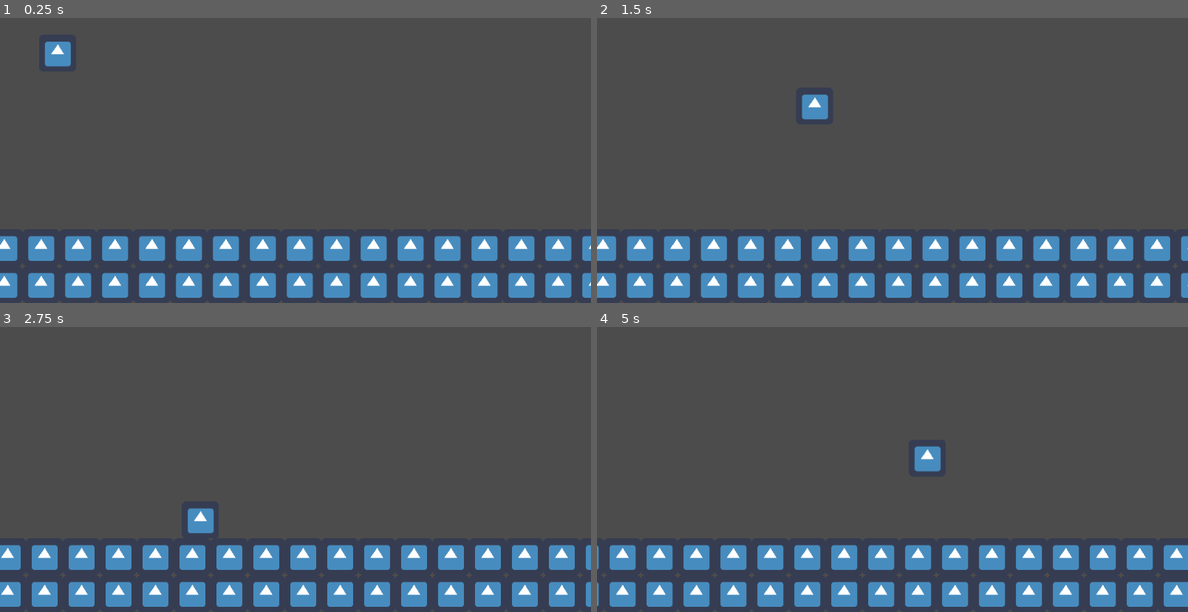
Above: before the commit, frames 1-4 (two rows, left to right).
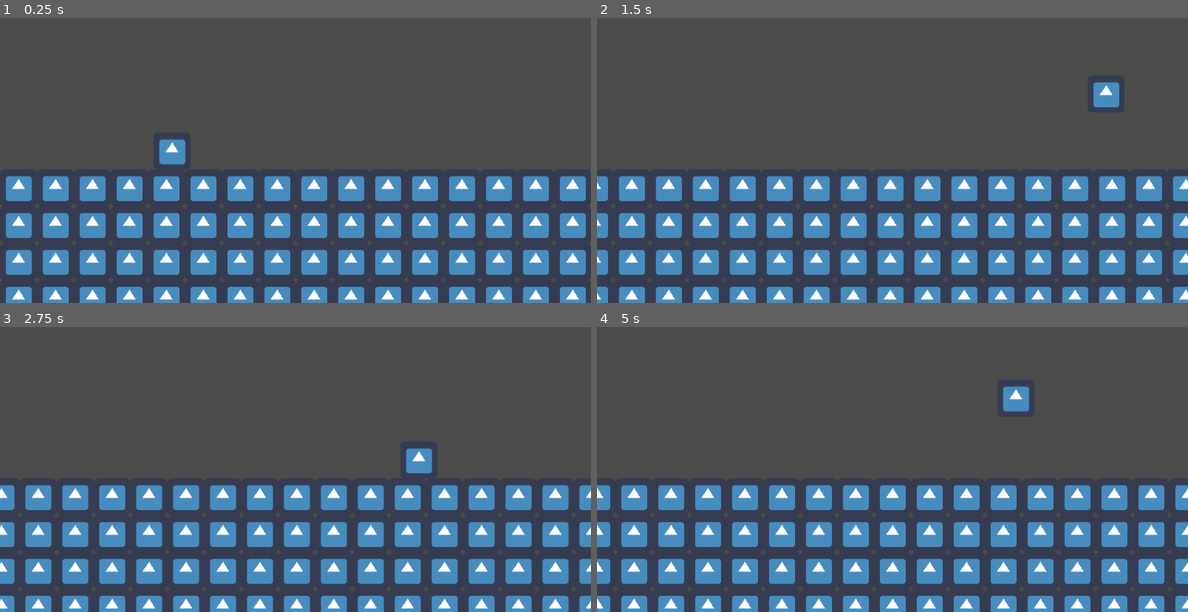
Above: after the commit, the same moments.

Repository: Madhavaprasath/Minijam76
Game: Godot game, scene res://GameWorld/GameWorld.tscn
Two runs of this game, one before a commit and one after it. Both use one fixed random seed, a clock stepped at 60 frames per second and the inputs below. The engine's default icon, where the game draws it, is replaced by a stand-in: a white triangle on a blue panel in a dark square.
Inputs:
- Up to frame 1 (0.25 s): no input
- Up to frame 2 (1.5 s): tap Enter at 0.5 s; hold Right (ui_right) from 0.53 s (still down); tap Up (ui_up) at 0.77 s
- Up to frame 3 (2.75 s): tap Up (ui_up) at 1.52 s; release Right (ui_right) at 2.03 s; hold Left (ui_left) from 2.03 s (still down)
- Up to frame 4 (5 s): release Left (ui_left) at 2.78 s; hold Right (ui_right) 2.78-4.28 s; tap Up (ui_up) at 3.02, 3.77, 4.52 s; hold Left (ui_left) from 4.28 s (still down)

The runs differ from the first frame. In frame 1, 29% of the frame differs, in the area x 0-100%, y 8-100%; in frame 2, 28%; in frame 3, 27%; in frame 4, 29%, in the area x 0-100%, y 20-100%.

Commit message:
Infinate gen bug fixes

Diff:
--- a/Gamejam/Actor/Actor.gd
+++ b/Gamejam/Actor/Actor.gd
@@ -1,9 +1,9 @@
 extends KinematicBody2D
 
-const speed=300
-const jump_speed=-600
+const speed=400
+const jump_speed=-650
 
-var gravity=1000
+var gravity=900
 var states={}
 var current_state
 var velocity=Vector2()
--- a/Gamejam/Actor/Player/Player.gd
+++ b/Gamejam/Actor/Player/Player.gd
@@ -34,12 +34,16 @@
 func apply_movement(delta):
 	clamp_player_position()
 	Move(delta)
-	apply_gravity(delta)
+	if current_state !="Smash":
+		apply_gravity(delta)
 	if current_state in ["Jump"]:
 		if is_on_floor():
 			jump_state.jumping=true
 		elif !is_on_floor():
 			jump_state.jumping=false
+		smash_state.smashing=false
+	if current_state in ["Smash"]:
+		velocity.y+=(gravity*4)*delta
 	velocity=move_and_slide(velocity,Vector2.UP)
 
 
@@ -49,8 +53,6 @@
 			if jump_state.jumping:
 				return states[2]
 		"Jump":
-			if smash_state.smashing:
-				return states[3]
 			if !jump_state.jumping:
 				return states[4]
 		"Smash":
@@ -59,6 +61,8 @@
 		"Fall":
 			if is_on_floor():
 				return states[1]
+			if smash_state.smashing:
+				return states[3]
 	return null
 
 func animation(transition):
@@ -70,6 +74,8 @@
 		jump_state.jumping=true
 	if event.is_action_released("ui_up") && velocity.y<min_jump_velocity:
 		velocity.y=min_jump_velocity
+	if event.is_action_pressed("ui_down")&&current_state in ["Fall"]:
+		smash_state.smashing=true
 
 func Move(delta):
 	moving_state.direction=int(Input.is_action_pressed("ui_right"))-int(Input.is_action_pressed("ui_left"))
@@ -79,4 +85,4 @@
 	velocity.y+=gravity*delta
 
 func clamp_player_position():
-	position.x=clamp(position.x,0,1020)
+	position.x=clamp(position.x,-475,475)
--- a/Gamejam/GameWorld/GameWorld.gd
+++ b/Gamejam/GameWorld/GameWorld.gd
@@ -13,22 +13,18 @@
 onready var player=get_node(player_path)
 func _ready():
 	ending_position=(first_platform.end_point.global_position)
-	for i in range(0,6):
+	for i in range(0,5):
 		spawn_platforms()
 
 func _physics_process(delta):
-	if last_platform_componets!=[]:
-		var distance=player.global_position.distance_to(last_platform_componets[0].global_position)
-		print(distance)
-		if distance<1500:
-			spawn_platforms()
-	position.x-=100*delta
-
+	var distance=ending_position.distance_to(player.global_position)
+	if distance <1500:
+		spawn_platforms()
 func spawn_platforms():
-	last_platform_componets=spawn_platform(ending_position)
+	last_platform_componets=spawn_platform(Vector2(ending_position))
 	ending_position=(last_platform_componets[0].end_point.global_position)
 	print(ending_position)
-func spawn_platform(Position)->Array:
+func spawn_platform(Position:Vector2)->Array:
 	var platform_child=take_random_platform(Platform_Array).instance()
 	platform_child.position=Position
 	add_child(platform_child)
--- a/Gamejam/GameWorld/GameWorld.tscn
+++ b/Gamejam/GameWorld/GameWorld.tscn
@@ -1,17 +1,30 @@
-[gd_scene load_steps=4 format=2]
+[gd_scene load_steps=5 format=2]
 
 [ext_resource path="res://GameWorld/GameWorld.gd" type="Script" id=1]
 [ext_resource path="res://Platforms/startplatform.tscn" type="PackedScene" id=2]
 [ext_resource path="res://Actor/Player/Player.tscn" type="PackedScene" id=3]
+[ext_resource path="res://GameWorld/Playerparent.gd" type="Script" id=4]
 
 [node name="gameworld" type="Node2D"]
 
-[node name="Player" parent="." instance=ExtResource( 3 )]
-position = Vector2( 99.7457, 143.369 )
+[node name="Playerparent" type="Node2D" parent="."]
+position = Vector2( 248, 432 )
+script = ExtResource( 4 )
+__meta__ = {
+"_edit_group_": true
+}
+
+[node name="Player" parent="Playerparent" instance=ExtResource( 3 )]
+position = Vector2( 0, 0 )
+
+[node name="Camera2D" type="Camera2D" parent="Playerparent"]
+current = true
+limit_left = 0
+limit_bottom = 704
 
 [node name="Platform_spwan" type="Node2D" parent="."]
 script = ExtResource( 1 )
-player_path = NodePath("../Player")
+player_path = NodePath("../Playerparent/Player")
 
 [node name="startplatform" parent="Platform_spwan" instance=ExtResource( 2 )]
 position = Vector2( 0, 600 )
--- /dev/null
+++ b/Gamejam/GameWorld/Playerparent.gd
@@ -0,0 +1,5 @@
+extends Node2D
+
+
+func _physics_process(delta):
+	position.x+=200*delta
--- a/Gamejam/Platforms/startplatform.gd
+++ b/Gamejam/Platforms/startplatform.gd
@@ -15,8 +15,8 @@
 	set_physics_process(false)
 
 func _physics_process(delta):
-	var distance = (player.position).distance_to(self.position)
-	if distance>4000:
+	var distance = (player.global_position).distance_to(self.global_position)
+	if distance>2000:
 		queue_free()
 
 
